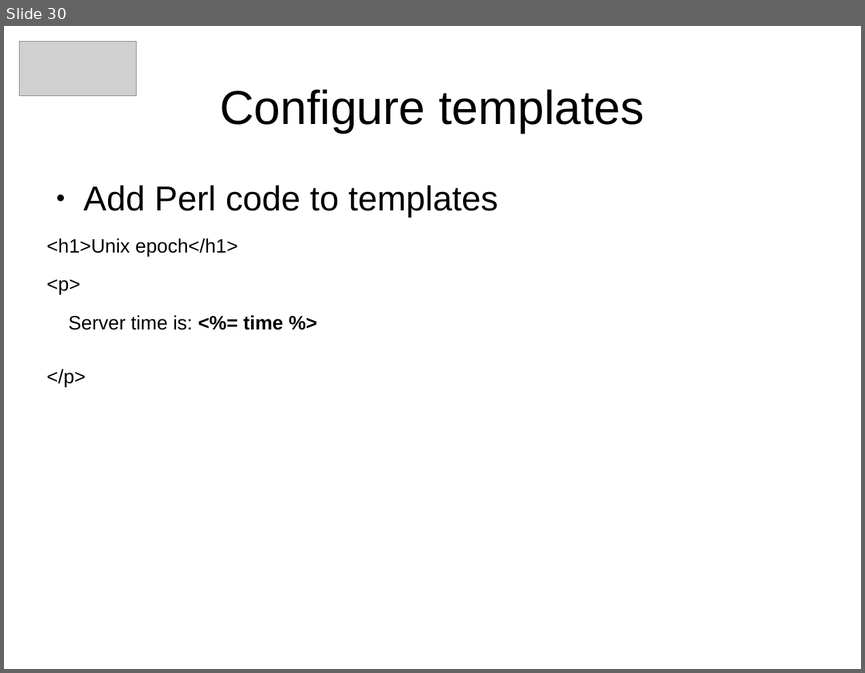
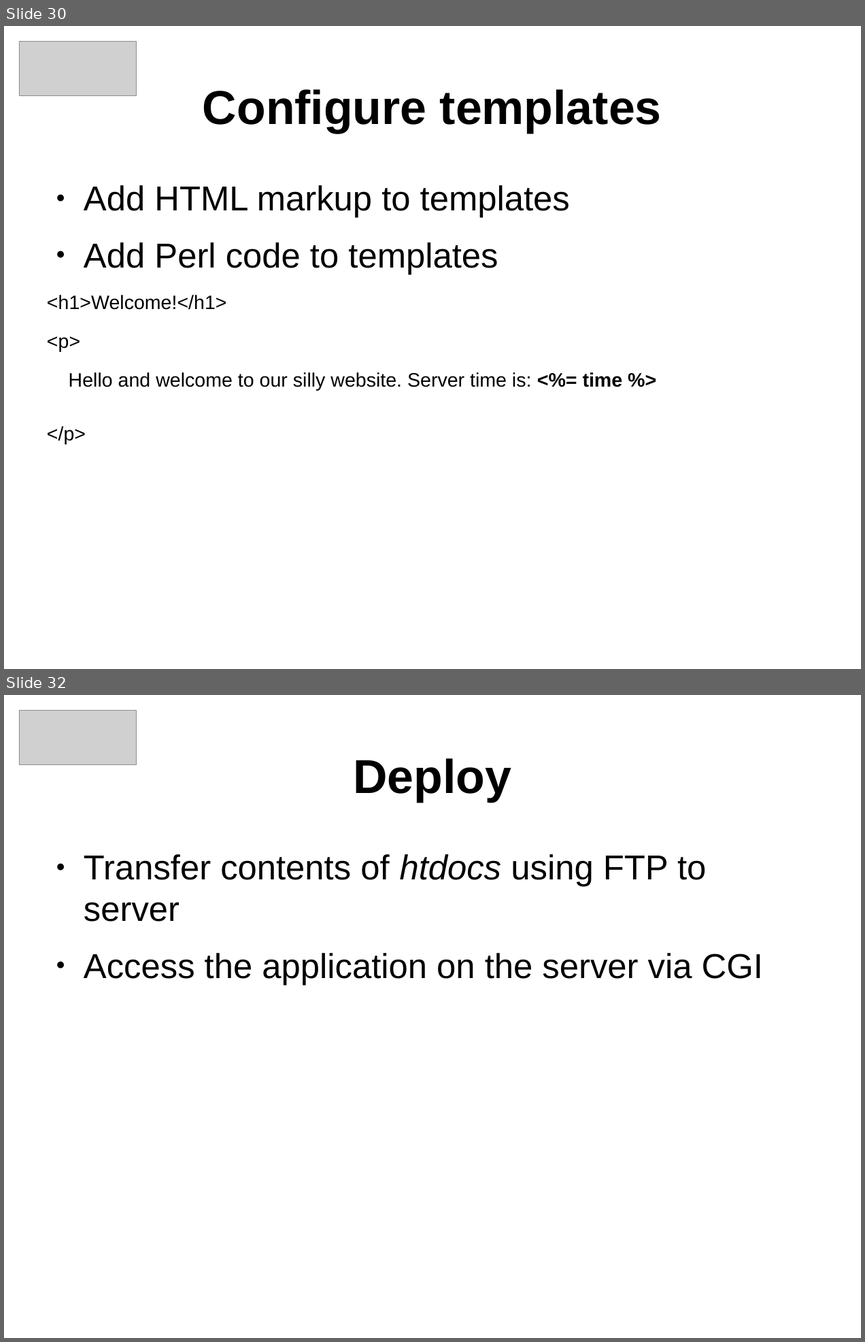
Before and after one commit to arpadszasz/perl-hosting-beginners-talk, a slide deck: clujpm-march2013-talk.odp. Shown one above the other, each under a label of ours: slide 30 before the commit, slides 30 and 32 after it; the slides between them are not shown. The pictures are 865x673 and 865x1342 pixels, drawn with LibreOffice and Linux fonts; fonts in the diff are those of the drawing; grey boxes stand for pictures. Boxes give left, top, right and bottom in pixels: in the first picture for what was removed or moved away, otherwise in the second. Text is boxed around its words. In the diff, an @@ line names an element or a change of style, - is before the commit and + after.

```diff
--- a/clujpm-march2013-talk.odp
+++ b/clujpm-march2013-talk.odp
@@ slide 32 added at [4,695,861,1338], background #FFFFFF @@
@@ picture added at [20,711,136,765] @@
@@ title added at [353,758,511,802], 44 pt, text #000000, bold @@
+Deploy
@@ text added at [84,854,763,985], 32 pt, text #000000 @@
+● Transfer contents of htdocs using FTP to server
+● Access the application on the server via CGI
@@ slide 30 changed as well @@
@@ title "Configure templates" at [203,89,662,133]: bold on @@
@@ text at [84,185,570,218]: paragraph added @@
+● Add HTML markup to templates
@@ text at [47,295,227,310]: text changed @@
-<h1>Unix epoch</h1>
+<h1>Welcome!</h1>
@@ text at [69,372,623,390]: text changed @@
-Server time is: <%= time %>
+Hello and welcome to our silly website. Server time is: <%= time %>
```
Also in this commit, not shown: 18 other slides changed, 3 other slides added, 2 slides removed, 1 other file.
